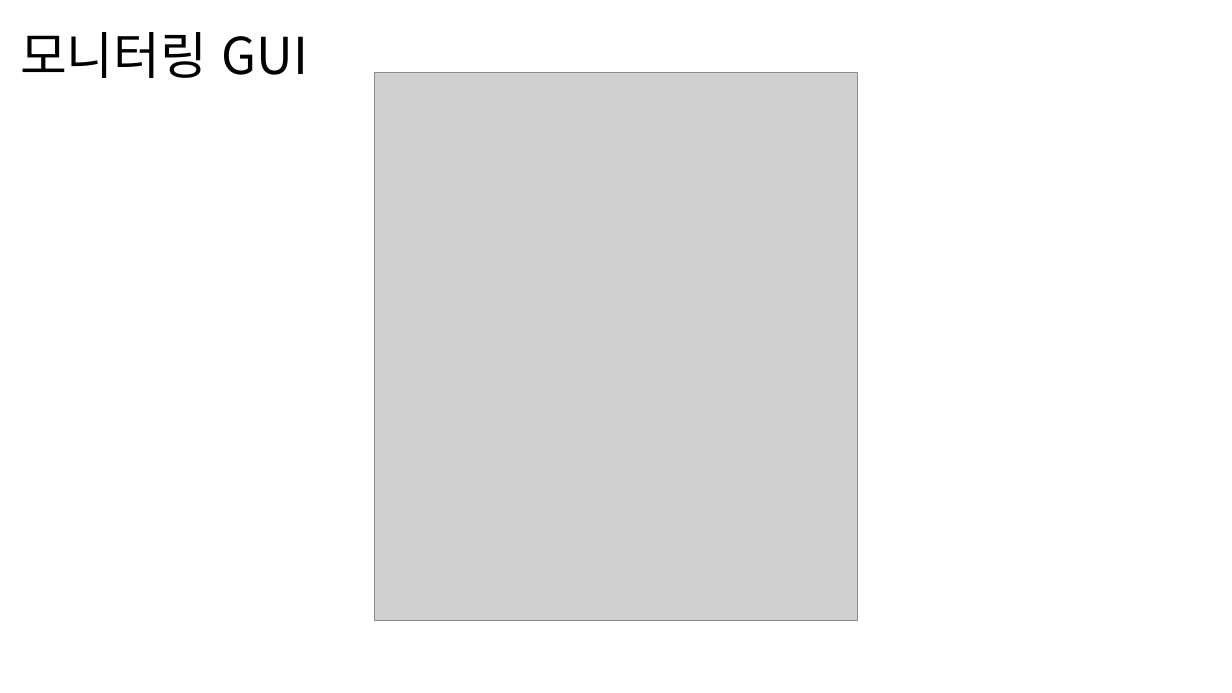
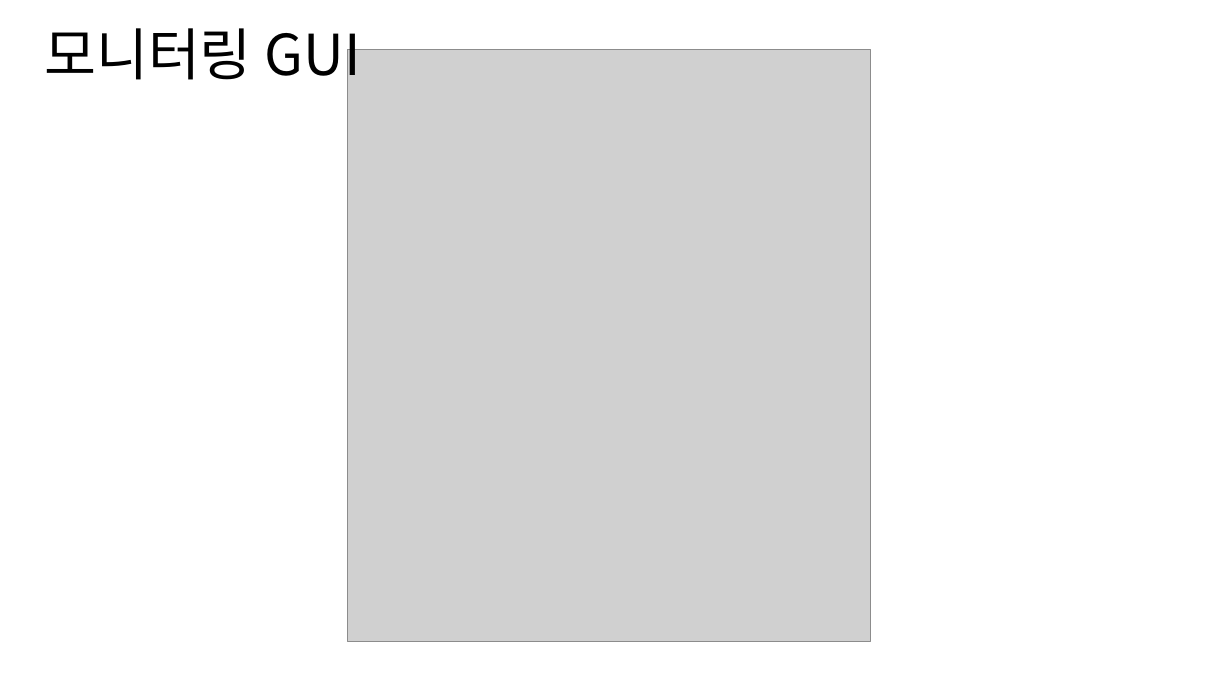
Before and after one commit to osam2018/IOT_mil-supporter, a slide deck: slide 9 of presentation2.pptx. Drawn at 1232x693 pixels with LibreOffice and Linux fonts; fonts in the diff are those of the drawing; grey boxes stand for pictures; background and template pictures are left out. Boxes give left, top, right and bottom in pixels: in the first picture for what was removed or moved away, otherwise in the second. Text is boxed around its words. In the diff, an @@ line names an element or a change of style, - is before the commit and + after.

```diff
--- a/presentation2.pptx
+++ b/presentation2.pptx
@@ text "모니터링 GUI" at [44,28,361,90]: size 39.6 to 44 pt; alignment left to centre @@
@@ picture: place and size @@
-picture at [374,73,858,621]
+picture at [348,49,871,640]
```
Also in this commit, not shown: 5 other slides changed, 1 slide removed, 4 other files.
